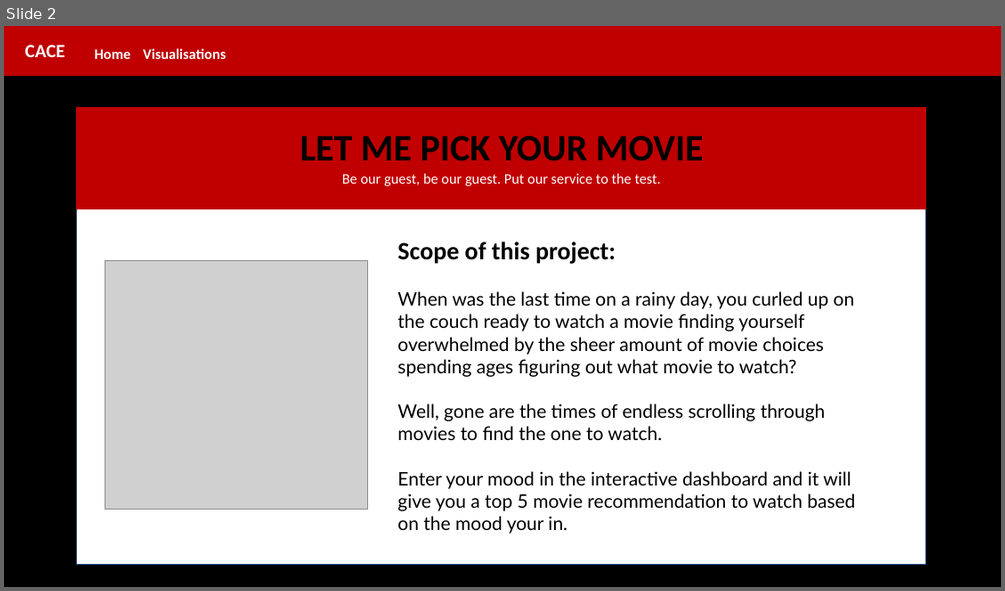
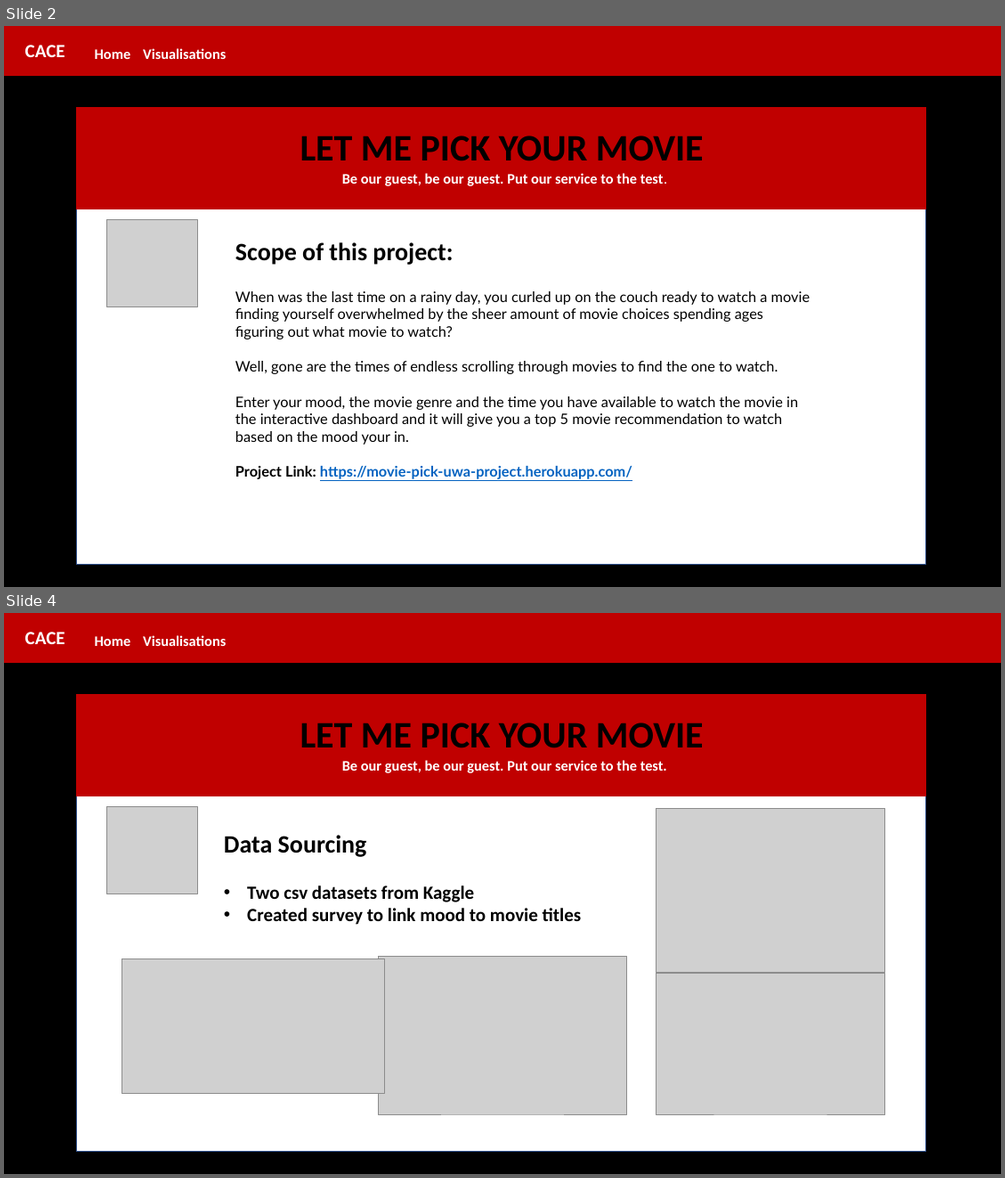
Before and after one commit to CarmenK2/Movie_Pick, a slide deck: Presentation/MoviePick.pptx. Shown one above the other, each under a label of ours: slide 2 before the commit, slides 2 and 4 after it; the slides between them are not shown. The pictures are 1005x591 and 1005x1178 pixels, drawn with LibreOffice and Linux fonts; fonts in the diff are those of the drawing; grey boxes stand for pictures. Boxes give left, top, right and bottom in pixels: in the first picture for what was removed or moved away, otherwise in the second. Text is boxed around its words. In the diff, an @@ line names an element or a change of style, - is before the commit and + after.

```diff
--- a/Presentation/MoviePick.pptx
+++ b/Presentation/MoviePick.pptx
@@ slide 4 added at (4,613,1001,1174), background #FFFFFF @@
@@ rectangle added at (4,613,1001,1174), fill #000000, outline #000000 1 pt @@
@@ rectangle added at (4,613,1001,662), fill #C00000, outline #C00000 1 pt @@
@@ text added at (25,632,65,644), 18 pt, text #FFFFFF, bold @@
+CACE
@@ text added at (95,636,131,646), 14 pt, text #FFFFFF, bold @@
+Home
@@ text added at (143,635,226,646), 14 pt, text #FFFFFF, bold @@
+Visualisations
@@ rectangle added at (77,695,926,1151), fill #FFFFFF, outline #325491 1 pt @@
@@ rectangle added at (77,695,926,796), fill #C00000, outline #C00000 1 pt @@
@@ text added at (300,722,704,748), 36 pt, text #000000, bold @@
+LET ME PICK YOUR MOVIE
@@ text added at (342,760,667,773), 14 pt, text #FFFFFF, bold @@
+Be our guest, be our guest. Put our service to the test.
@@ picture added at (106,807,198,893) @@
@@ picture added at (656,808,885,972) @@
@@ text added at (224,835,582,925), 18 pt, text #000000, bold @@
+Data Sourcing
+• Two csv datasets from Kaggle
+• Created survey to link mood to movie titles
@@ picture added at (122,959,386,1093) @@
@@ picture added at (379,957,626,1114) @@
@@ picture added at (656,973,885,1114) @@
@@ slide 2 changed as well @@
@@ text "Be our guest, be our ..." at (342,173,667,186): bold on @@
@@ picture: place and size @@
-picture at (105,261,367,509)
+picture at (106,220,198,306)
@@ text "Scope of this project:": place and size @@
-text "Scope of this project:" at (397,241,855,533)
+text "Scope of this project:" at (235,242,810,479)
@@ text at (235,291,810,374): size 18 to 14 pt in "When was the last time on a ...", "Well, gone are the times of endless ..." @@
@@ text at (235,396,798,479): text changed; size 18 to 14 pt @@
-Enter your mood in the interactive dashboard and it will give you a top 5 movie recommendation to watch based on the mood your in.
+Enter your mood, the movie genre and the time you have available to watch the movie in the interactive dashboard and it will give you a top 5 movie recommendation to watch based on the mood your in.
+Project Link: https://movie-pick-uwa-project.herokuapp.com/
```
Also in this commit, not shown: 2 other slides changed, 9 other slides added, 19 other files.
